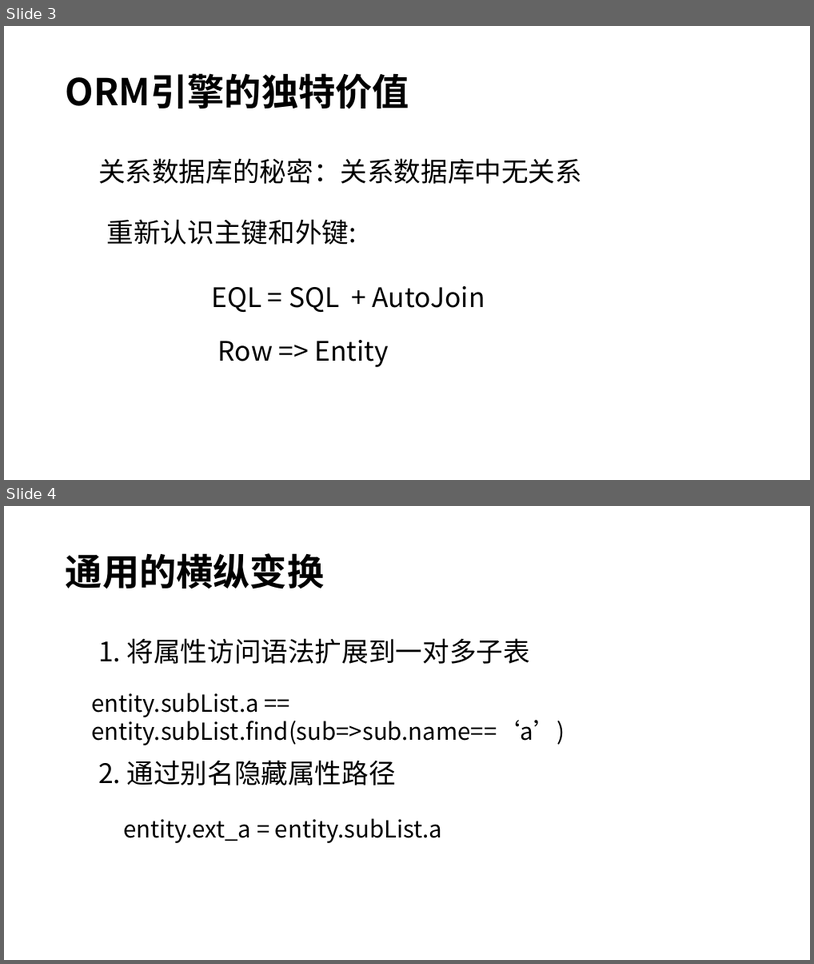
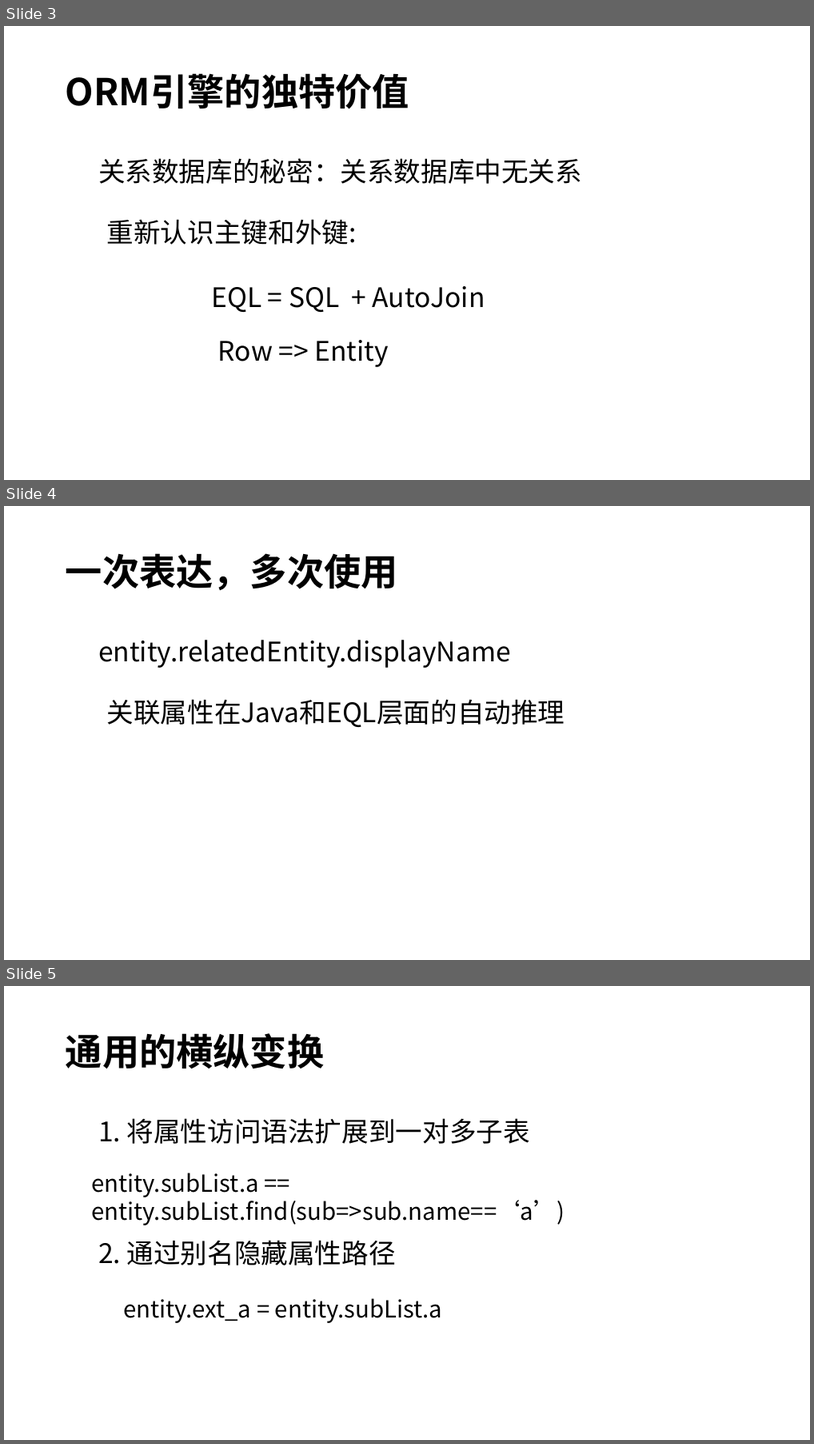
Before and after one commit to entropy-cloud/nop-entropy, a slide deck: docs/ppt/nop-orm.pptx. Shown one above the other, each under a label of ours: slides 3 and 4 before the commit, slides 3, 4 and 5 after it. The pictures are 814x964 and 814x1444 pixels, drawn with LibreOffice and Linux fonts; fonts in the diff are those of the drawing. Boxes give left, top, right and bottom in pixels: in the first picture for what was removed or moved away, otherwise in the second. Text is boxed around its words. In the diff, an @@ line names an element or a change of style, - is before the commit and + after.

```diff
--- a/docs/ppt/nop-orm.pptx
+++ b/docs/ppt/nop-orm.pptx
@@ slide 4 added at <box>4,506,810,960</box>, background #FFFFFF @@
@@ title added at <box>66,553,398,590</box>, 44 pt, text #000000, bold @@
+一次表达，多次使用
@@ text added at <box>98,640,511,668</box>, 32 pt, text #000000 @@
+entity.relatedEntity.displayName
@@ text added at <box>107,699,566,727</box>, 32 pt, text #000000 @@
+关联属性在Java和EQL层面的自动推理
@@ what was slide 4 is now slide 5 @@
```
Also in this commit, not shown: 3 other slides added, 2 slides removed, 2 other files.
